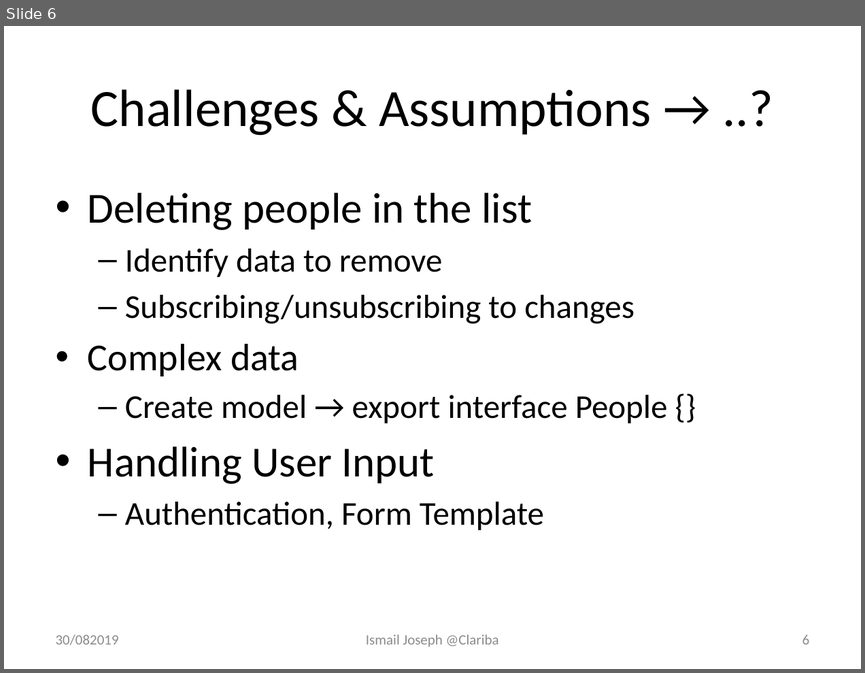
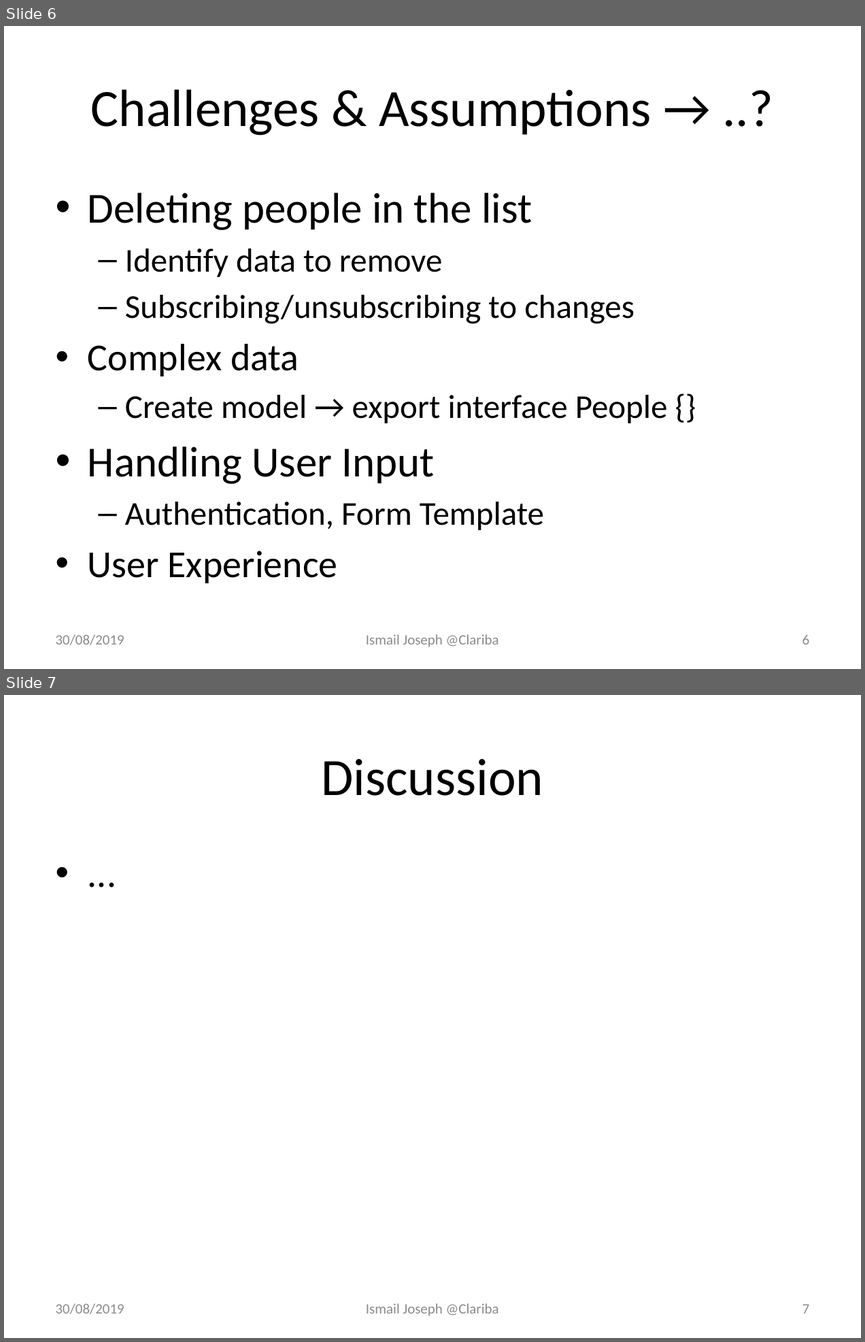
Before and after one commit to Fesouille/ionic-angular-course, a slide deck: Clariba_test_presentation.pptx. Shown one above the other, each under a label of ours: slide 6 before the commit, slides 6 and 7 after it. The pictures are 865x673 and 865x1342 pixels, drawn with LibreOffice and Linux fonts; fonts in the diff are those of the drawing. Boxes give left, top, right and bottom in pixels: in the first picture for what was removed or moved away, otherwise in the second. Text is boxed around its words. In the diff, an @@ line names an element or a change of style, - is before the commit and + after.

```diff
--- a/Clariba_test_presentation.pptx
+++ b/Clariba_test_presentation.pptx
@@ slide 7 added at [4,695,861,1338], background #FFFFFF @@
@@ title added at [321,759,543,796], 44 pt, text #000000 @@
+Discussion
@@ text added at [47,845,818,1269], 32 pt, text #000000 @@
+• ...
@@ text added at [56,1303,124,1314], 12 pt, text #8C8C8C @@
+30/08/2019
@@ text added at [366,1303,499,1316], 12 pt, text #8C8C8C @@
+Ismail Joseph @Clariba
@@ page number added at [802,1304,810,1313], 12 pt, text #8C8C8C @@
+7
@@ slide 6 changed as well @@
@@ text at [88,550,338,583]: paragraph added @@
+• User Experience
@@ text at [56,634,124,645]: text changed @@
-30/082019
+30/08/2019
```
Also in this commit, not shown: 5 other slides changed.
